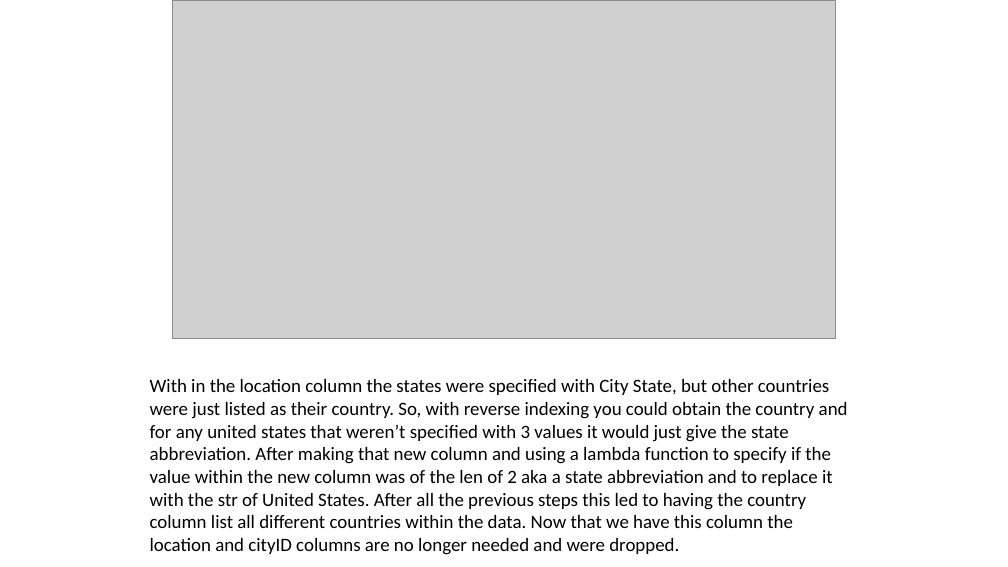
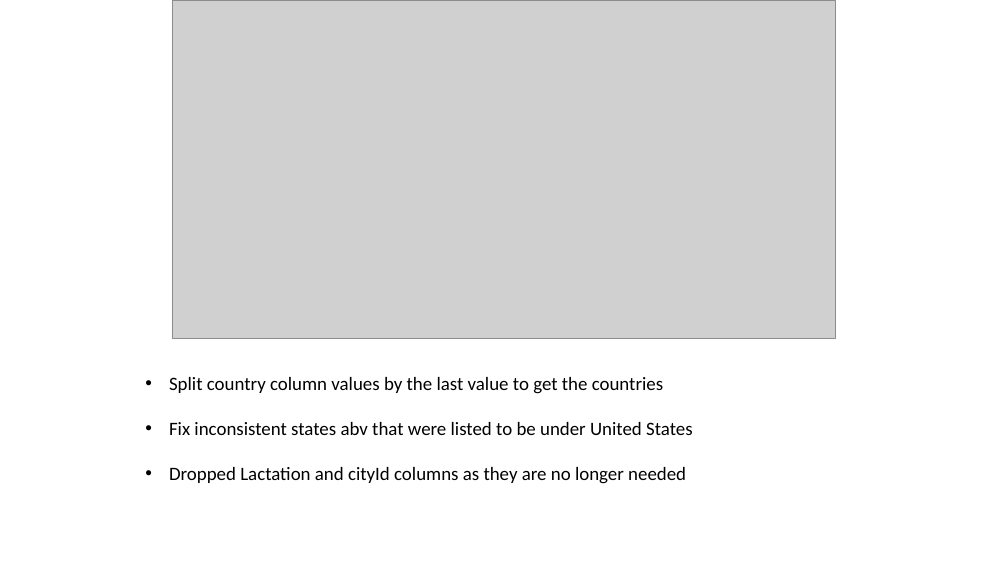
Before and after one commit to SpencerReno/Project_two, a slide deck: slide 8 of Presentation/Salary Prediction Cleaning.pptx. Drawn at 1008x567 pixels with LibreOffice and Linux fonts; fonts in the diff are those of the drawing; grey boxes stand for pictures. Boxes give left, top, right and bottom in pixels: in the first picture for what was removed or moved away, otherwise in the second. Text is boxed around its words. In the diff, an @@ line names an element or a change of style, - is before the commit and + after.

```diff
--- a/Presentation/Salary Prediction Cleaning.pptx
+++ b/Presentation/Salary Prediction Cleaning.pptx
@@ text removed at [150, 379, 848, 555] @@
-With in the location column the states were specified with City State, but other countries were just listed as their country. So, with reverse indexing you could obtain the country and for any united states that weren’t specified with 3 values it would just give the state abbreviation. After making that new column and using a lambda function to specify if the value within the new column was of the len of 2 aka a state abbreviation and to replace it with the str of United States. After all the previous steps this led to having the country column list all different countries within the data. Now that we have this column the location and cityID columns are no longer needed and were dropped.
@@ text added at [169, 377, 693, 484], 18 pt, text #000000 @@
+• Split country column values by the last value to get the countries
+• Fix inconsistent states abv that were listed to be under United States
+• Dropped Lactation and cityId columns as they are no longer needed
```
Also in this commit, not shown: 8 other slides changed.
